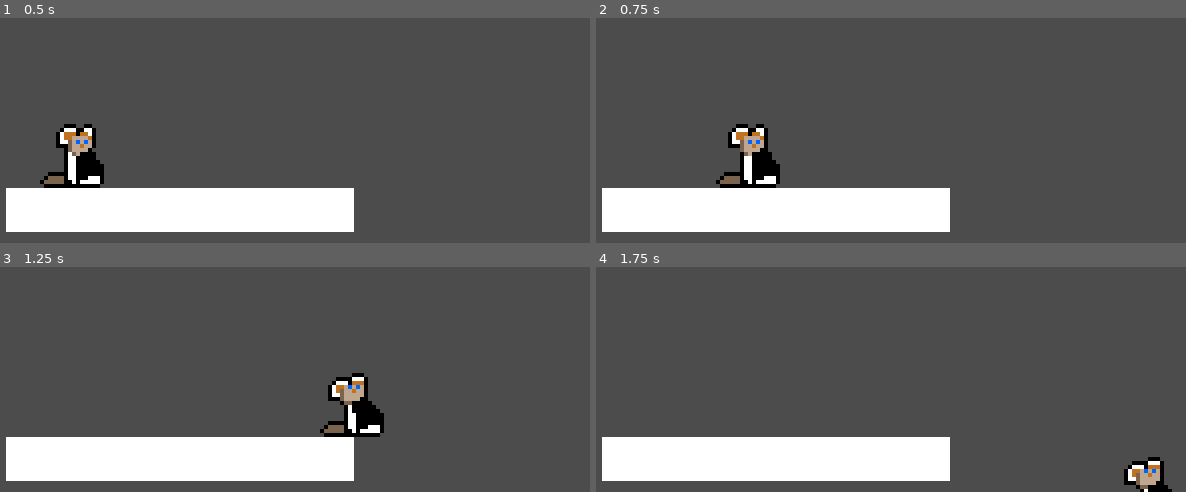
Above: before the commit, frames 1-4 (two rows, left to right).
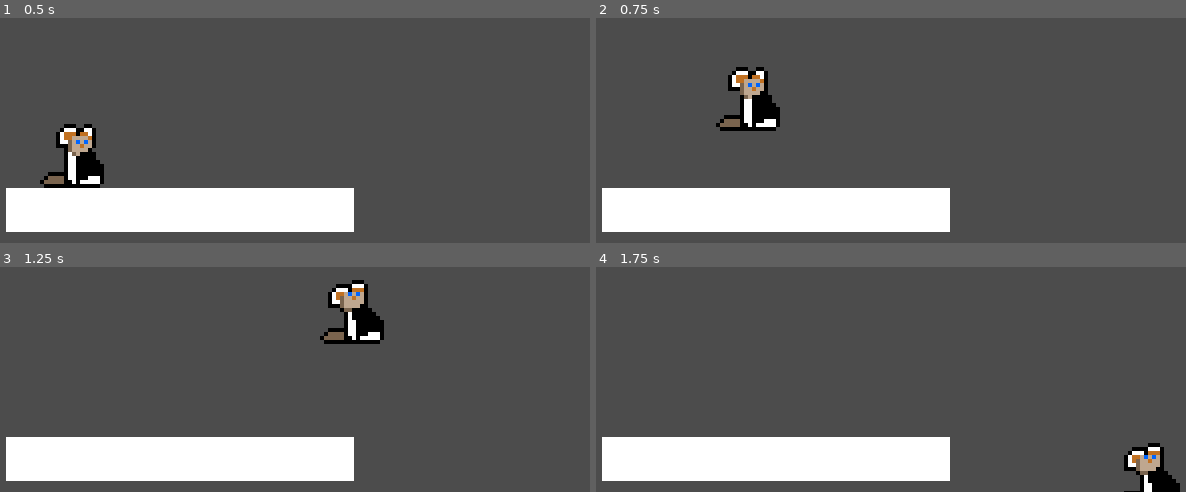
Above: after the commit, the same moments.

Repository: swashdev/minigame-madness
Game: Godot game, scene res://mini/lose/scenes/lose_minigame.tscn
Two runs of this game, one before a commit and one after it. Both use one fixed random seed, a clock stepped at 60 frames per second and the inputs below. This scene is started directly instead of the project's main scene.
Inputs:
- Up to frame 1 (0.5 s): no input
- Up to frame 2 (0.75 s): tap Enter at 0.5 s; hold Right (ui_right) from 0.53 s (still down); hold Space (ui_select) from 0.53 s (still down)
- Up to frame 3 (1.25 s): keep holding Right (ui_right); keep holding Space (ui_select)
- Up to frame 4 (1.75 s): keep holding Right (ui_right); release Space (ui_select) at 1.28 s; tap Space (ui_select) at 1.35, 1.52 s

Frame 1 is identical in both runs. In frame 2, 3.8% of the frame differs, in the area x 20-32%, y 21-76%; in frame 3, 4.0%, in the area x 54-66%, y 5-76%; in frame 4, 1.3%.

Commit message:
implement jumping for FluffyPlatformer.

Diff:
--- a/mini/lose/scripts/characters/fluffy_platformer.gd
+++ b/mini/lose/scripts/characters/fluffy_platformer.gd
@@ -7,6 +7,10 @@
 
 # Fluffy's movement due to gravity.
 const GRAVITY: float = 800.0
+
+# Fluffy's jump velocity.  Note it is negative, because it moves in the
+# opposite direction of gravity.
+const JUMP: float = -400.0
 
 # Fluffy's current velocity.
 var _velocity = Vector2()
@@ -41,7 +45,11 @@
 
 	# Apply gravity.
 	if is_on_floor():
-		_velocity.y = 0
+		# If the player is on the floor, they have the opportunity to jump.
+		if Input.is_action_pressed( "ui_select" ):
+			_velocity.y = JUMP
+		else:
+			_velocity.y = 0.0
 	else:
 		_velocity.y += GRAVITY * delta
 
